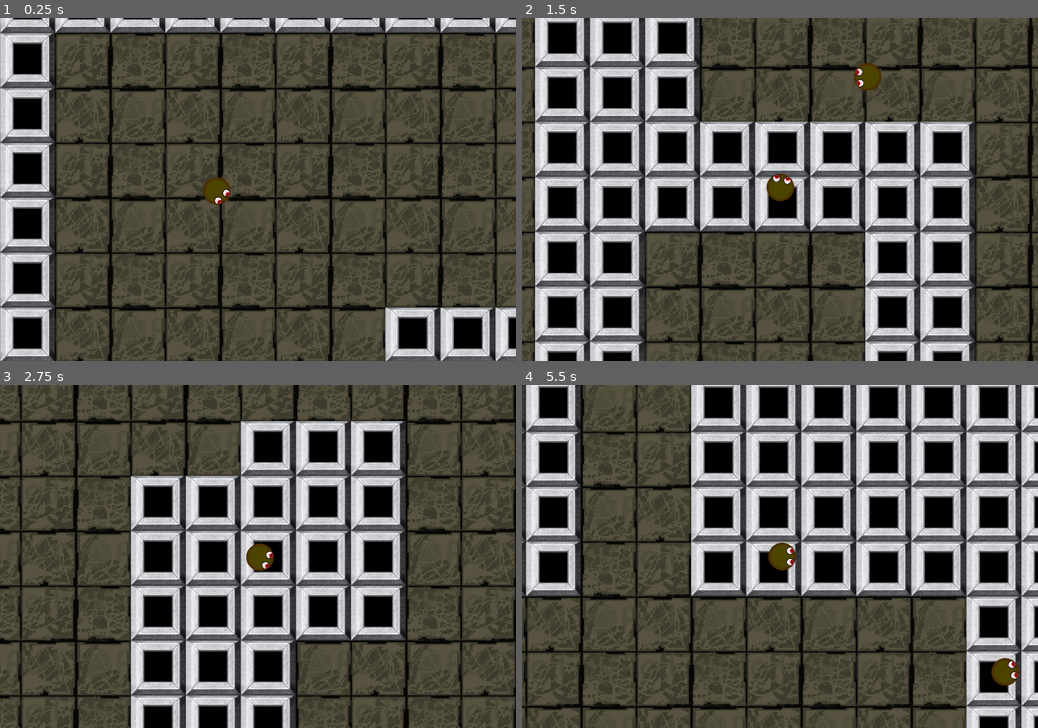
Above: before the commit, frames 1-4 (two rows, left to right).
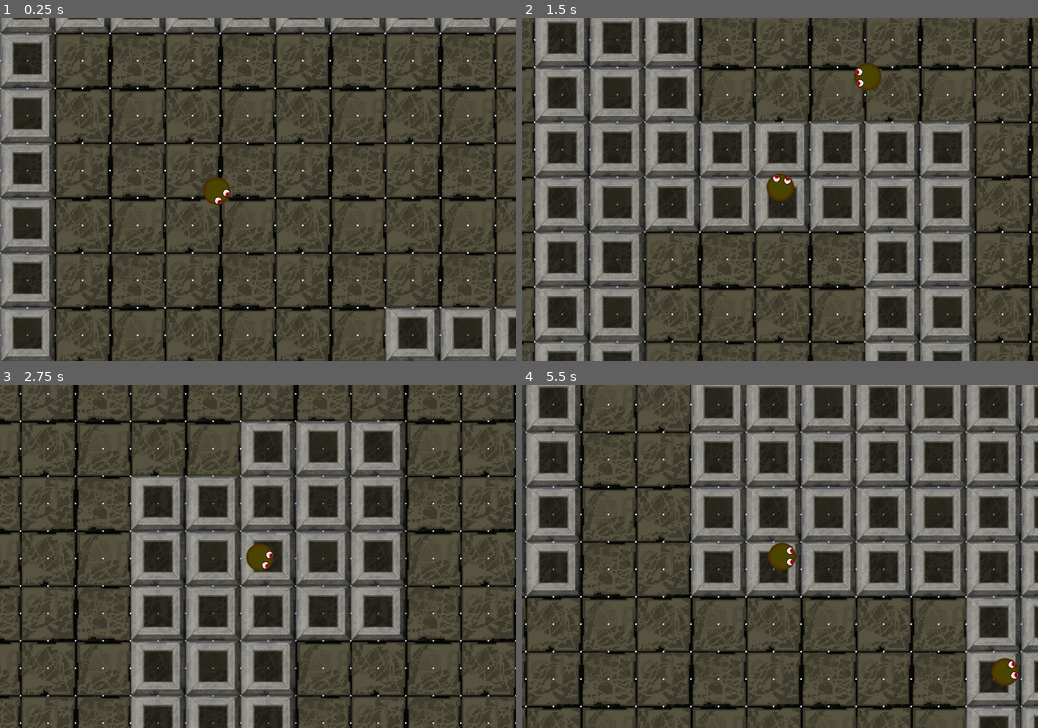
Above: after the commit, the same moments.

Repository: concernedsyndicate/AIP2
Game: Godot game, scene res://Scenes/MainScene.tscn
The game is run twice, just before and just after one commit, with the same random seed, the same clock (stepped at 60 frames per second) and the same inputs.
Inputs (mouse positions are in pixels of both pictures, inside the frame that each line leads up to):
- Up to frame 1 (0.25 s): no input
- Up to frame 2 (1.5 s): tap Enter at 0.5, 0.6, 1.35 s; move the mouse to (893, 172) at 0.52 s; hold Right (right) 0.53-1.28 s; click (893, 172) at 0.67 s; move the mouse to (676, 206) at 1.27 s; hold S (down) from 1.28 s (still down)
- Up to frame 3 (2.75 s): move the mouse to (309, 481) at 2.02 s; release S (down) at 2.03 s; hold Right (right) from 2.03 s (still down); tap Enter at 2.1 s
- Up to frame 4 (5.5 s): move the mouse to (754, 625) at 2.77 s; release Right (right) at 2.78 s; hold Up (up) 2.78-3.53 s; tap Enter every 0.75 s from 2.85 to 5.1 s; click (754, 625) at 2.92 s; move the mouse to (934, 607) at 3.52 s; hold Left (left) 3.53-5.03 s; move the mouse to (625, 505) at 4.27 s; move the mouse to (805, 556) at 5.02 s; hold S (down) from 5.03 s (still down); click (805, 556) at 5.17 s

The runs differ from the first frame. In frame 1, 15% of the frame differs, in the area x 0-100%, y 0-100%; in frame 2, 43%, in the area x 2-99%, y 0-100%; in frame 3, 31%; in frame 4, 43%.

Commit message:
Navigation start

Diff:
--- a/Scenes/MainScene.tscn
+++ b/Scenes/MainScene.tscn
@@ -59,6 +59,7 @@
 shape = SubResource( 4 )
 
 [node name="Walls" type="TileMap" parent="."]
+modulate = Color( 1, 1, 1, 0.501961 )
 position = Vector2( 0, -1 )
 mode = 0
 tile_set = ExtResource( 4 )
--- a/Scripts/Game.gd
+++ b/Scripts/Game.gd
@@ -5,9 +5,35 @@
 
 var bot_id = 0
 
+var navigation = []
+
+func _ready():
+	var to_check = [$Bots/Bot.position]
+
+	while !to_check.empty():
+		var point = to_check.back()
+		to_check.pop_back()
+
+		navigation.append(point)
+
+		for x in range(-1, 2):
+			for y in range(-1, 2):
+				if x == 0 and y == 0: continue
+				var p2 = point + Vector2(x * 64, y * 64)
+
+				if !to_check.has(p2) and !navigation.has(p2) and is_valid(p2):
+					to_check.append(p2)
+
+func is_valid(point):
+	return $MapBoundary.bounds.has_point(point)# and !$Walls.get_cellv(point / Vector2(128, 128))
+
 func _process(delta):
 	camera.position = bots.get_child(bot_id).position
 
 func _input(event):
 	if event is InputEventKey and event.pressed and event.scancode == KEY_ENTER:
 		bot_id = (bot_id + 1) % bots.get_child_count()
+
+func _draw():
+	for point in navigation:
+		draw_circle(point, 2, Color.white)
